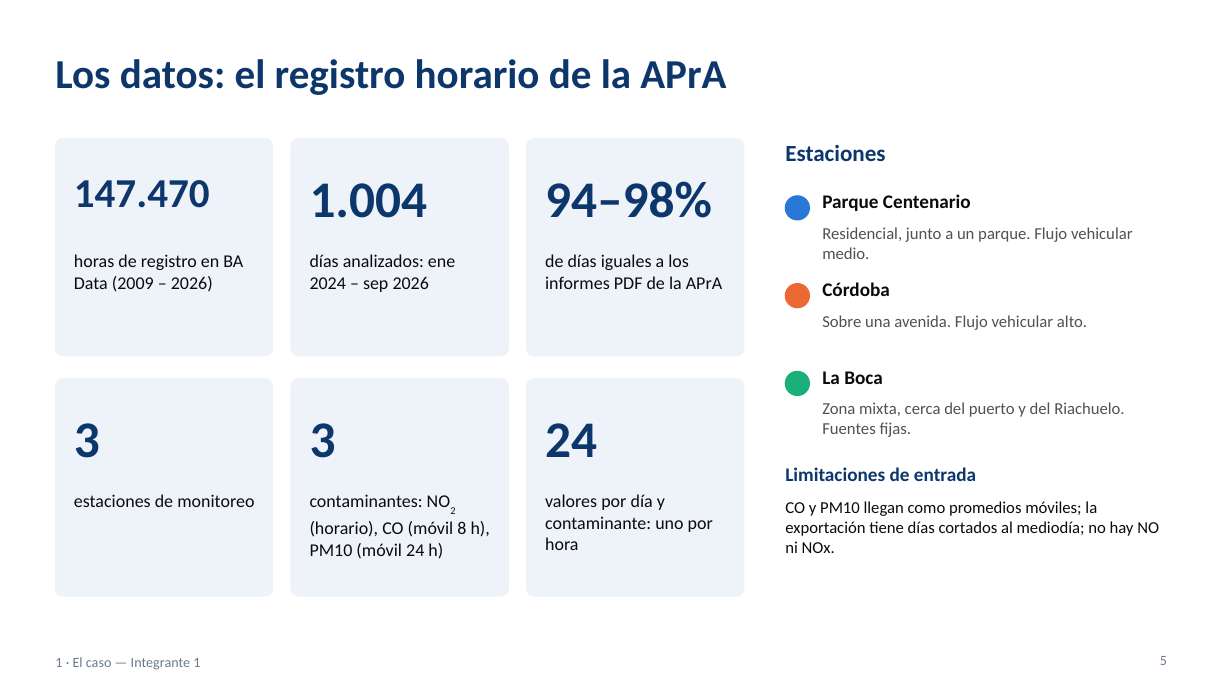
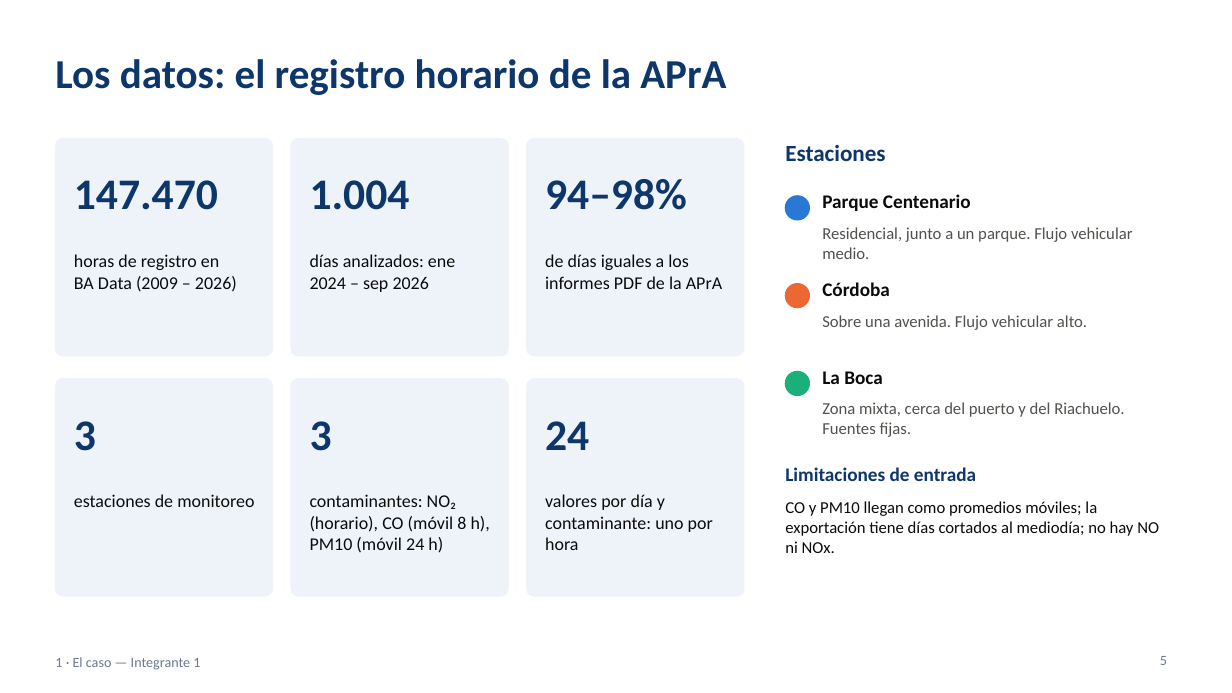
Before and after one commit to ezequielmaranda/nox-ciudad, a slide deck: slide 5 of presentacion/presentacion_tp_aire_oms.pptx. Drawn at 1232x693 pixels with LibreOffice and Linux fonts; fonts in the diff are those of the drawing. Boxes give left, top, right and bottom in pixels: in the first picture for what was removed or moved away, otherwise in the second. Text is boxed around its words. In the diff, an @@ line names an element or a change of style, - is before the commit and + after.

```diff
--- a/presentacion/presentacion_tp_aire_oms.pptx
+++ b/presentacion/presentacion_tp_aire_oms.pptx
@@ text "147.470" at box(74, 180, 218, 210): size 32 to 34 pt @@
@@ text "horas de registro en BA ..." rewrapped from box(74, 254, 243, 292) to box(74, 254, 237, 292) @@
@@ size 40 to 34 pt in 5 elements at box(310, 180, 410, 210), box(545, 179, 687, 210), box(74, 421, 96, 451), box(310, 421, 332, 451), box(545, 421, 589, 450) @@
@@ text at box(310, 494, 490, 553): text changed @@
-contaminantes: NO2 (horario), CO (móvil 8 h), PM10 (móvil 24 h)
+contaminantes: NO₂ (horario), CO (móvil 8 h), PM10 (móvil 24 h)
```
Also in this commit, not shown: 20 other slides changed, 1 other file.
